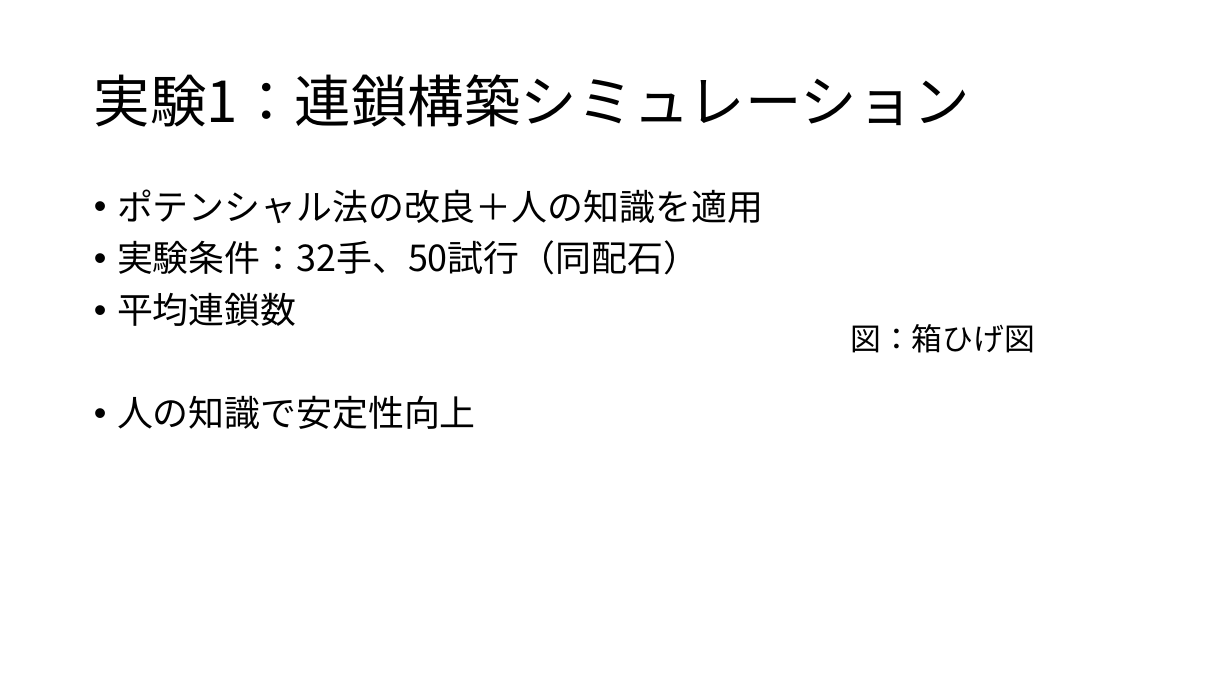
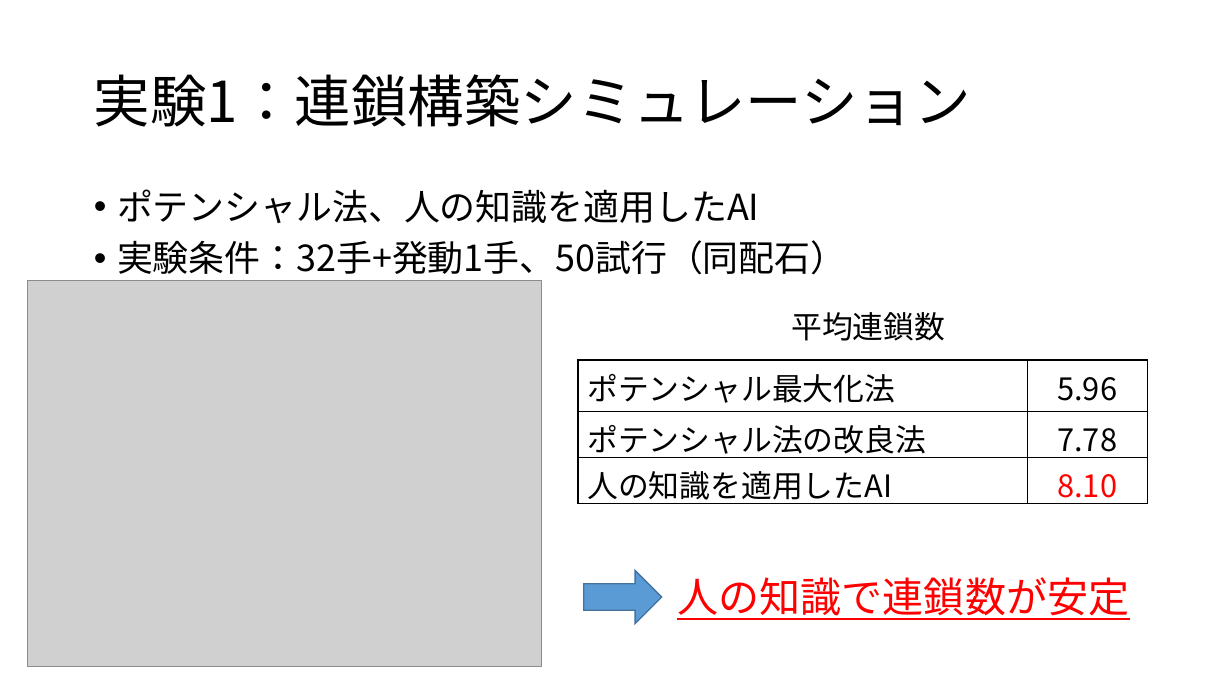
Before and after one commit to hshibasawa7/graduation-thesis, a slide deck: slide 7 of happyou/soturonHappyou.pptx (slide 9 before the commit). Drawn at 1232x693 pixels with LibreOffice and Linux fonts; fonts in the diff are those of the drawing; grey boxes stand for pictures. Boxes give left, top, right and bottom in pixels: in the first picture for what was removed or moved away, otherwise in the second. Text is boxed around its words. In the diff, an @@ line names an element or a change of style, - is before the commit and + after.

```diff
--- a/happyou/soturonHappyou.pptx
+++ b/happyou/soturonHappyou.pptx
@@ text at bbox=[117, 189, 847, 281]: text changed @@
-• ポテンシャル法の改良＋人の知識を適用
-• 実験条件：32手、50試行（同配石）
-• 平均連鎖数
-• 人の知識で安定性向上
+• ポテンシャル法、人の知識を適用したAI
+• 実験条件：32手+発動1手、50試行（同配石）
@@ picture added at bbox=[27, 281, 542, 667] @@
@@ text added at bbox=[791, 312, 945, 341], 24 pt, text #000000 @@
+平均連鎖数
@@ text removed at bbox=[850, 324, 1035, 353] @@
-図：箱ひげ図
@@ table added at bbox=[579, 360, 1148, 508], 3 rows, 2 columns @@
+ポテンシャル最大化法 | 5.96
+ポテンシャル法の改良法 | 7.78
+人の知識を適用したAI | 8.10
@@ right arrow added at bbox=[584, 570, 662, 623], fill #5B9BD5, outline #43739E 1 pt @@
@@ text added at bbox=[677, 577, 1129, 620], 32 pt, text #FF0000, underline @@
+人の知識で連鎖数が安定
```
Also in this commit, not shown: 7 other slides changed, 3 slides added, 5 slides removed, 3 other files.
